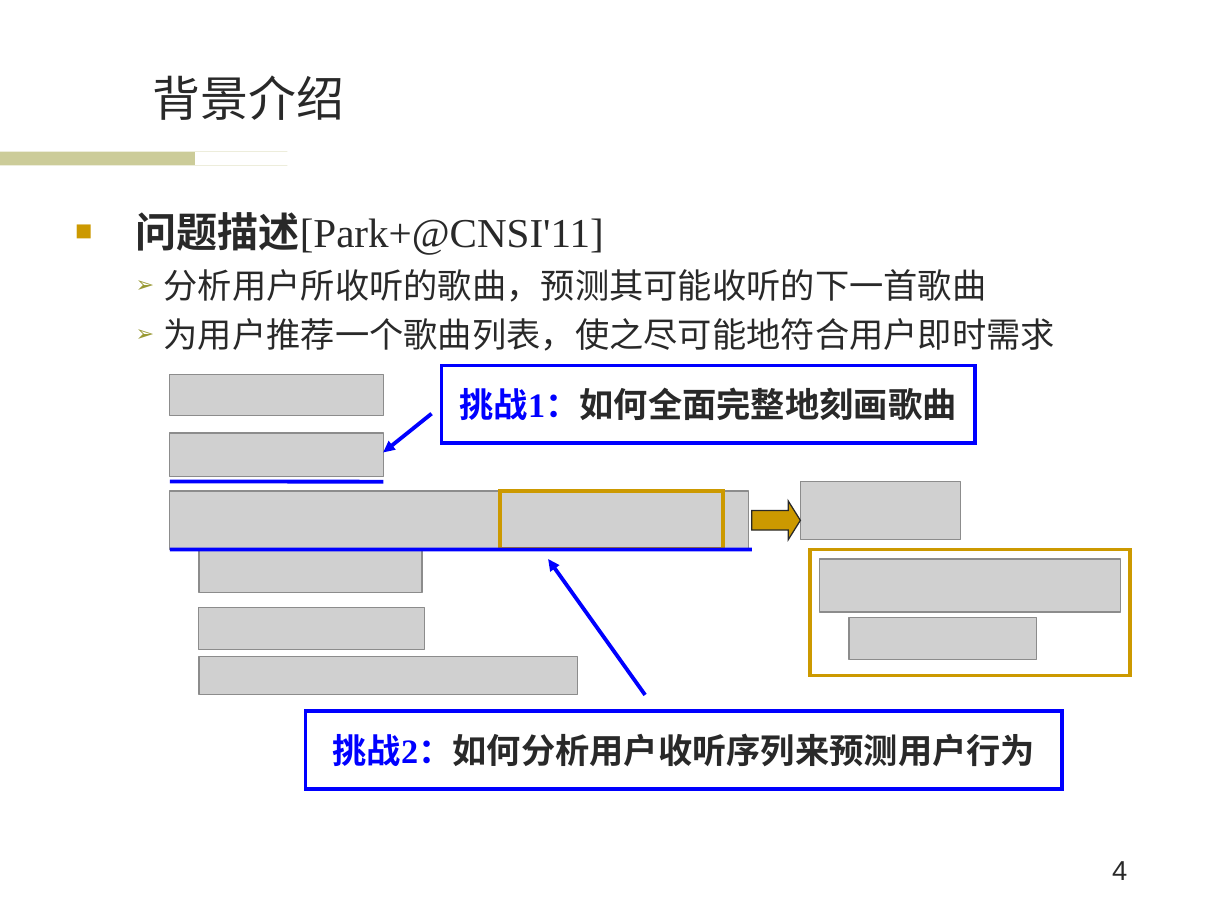
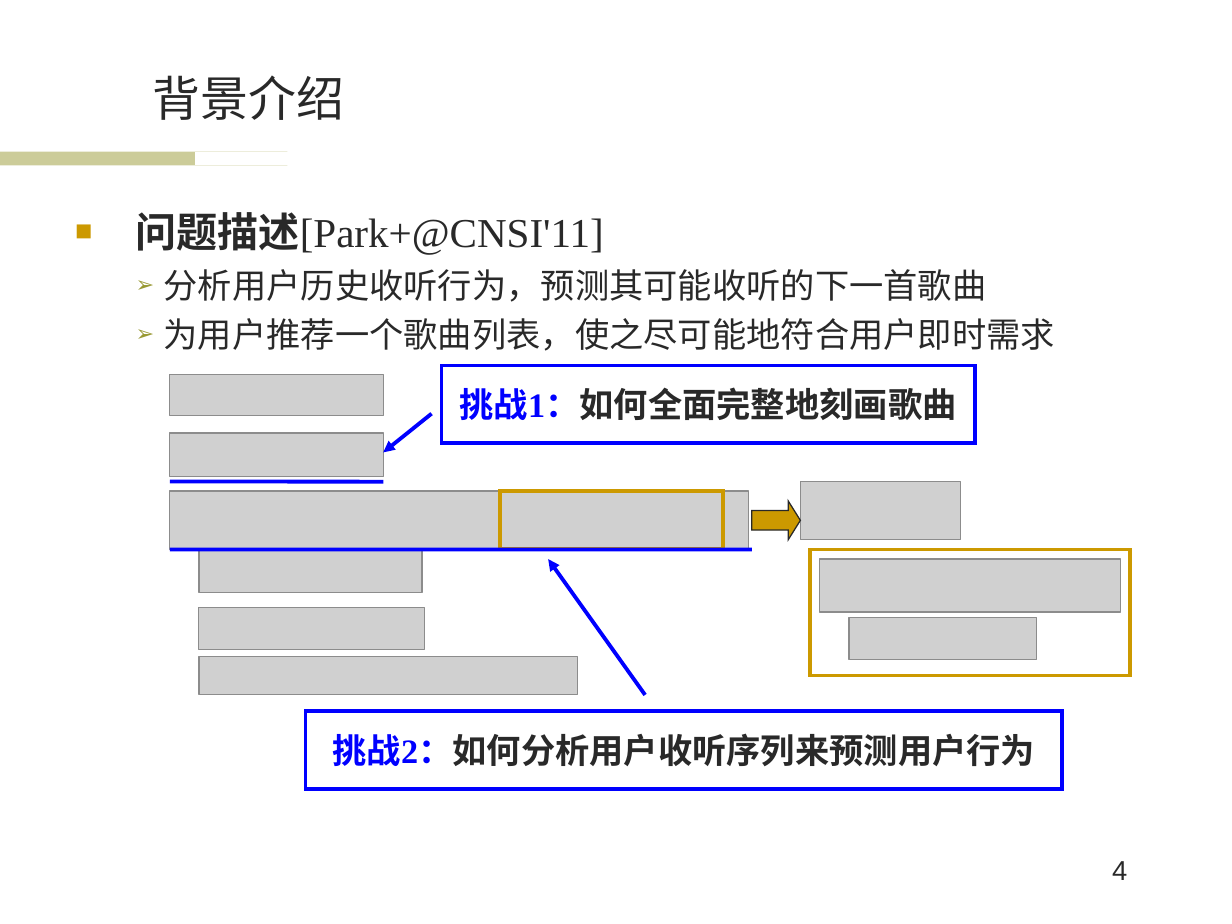
Before and after one commit to wwssttt/NJUThesis, a slide deck: slide 4 of 答辩准备/一种基于时间序列分析的个性化音乐推荐系统及其实现.ppt. Drawn at 1232x924 pixels with LibreOffice and Linux fonts; fonts in the diff are those of the drawing; grey boxes stand for pictures; background and template pictures are left out. Boxes give left, top, right and bottom in pixels: in the first picture for what was removed or moved away, otherwise in the second. Text is boxed around its words. In the diff, an @@ line names an element or a change of style, - is before the commit and + after.

```diff
--- a/答辩准备/一种基于时间序列分析的个性化音乐推荐系统及其实现.ppt
+++ b/答辩准备/一种基于时间序列分析的个性化音乐推荐系统及其实现.ppt
@@ text at [164,269,987,302]: text changed @@
-  ➢ 分析用户所收听的歌曲，预测其可能收听的下一首歌曲
+  ➢ 分析用户历史收听行为，预测其可能收听的下一首歌曲
```
Also in this commit, not shown: 5 other slides changed, 3 other files.
